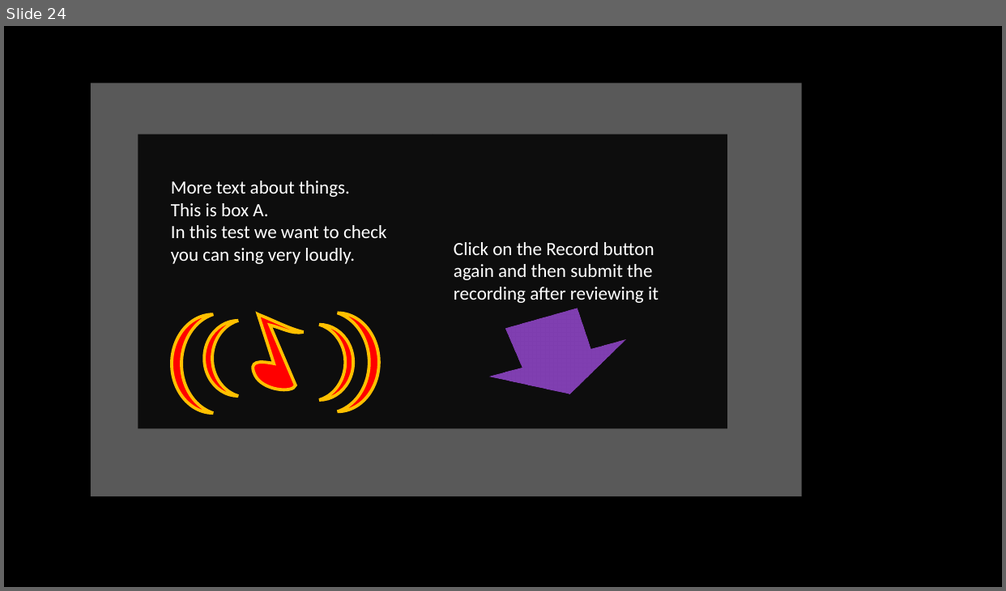
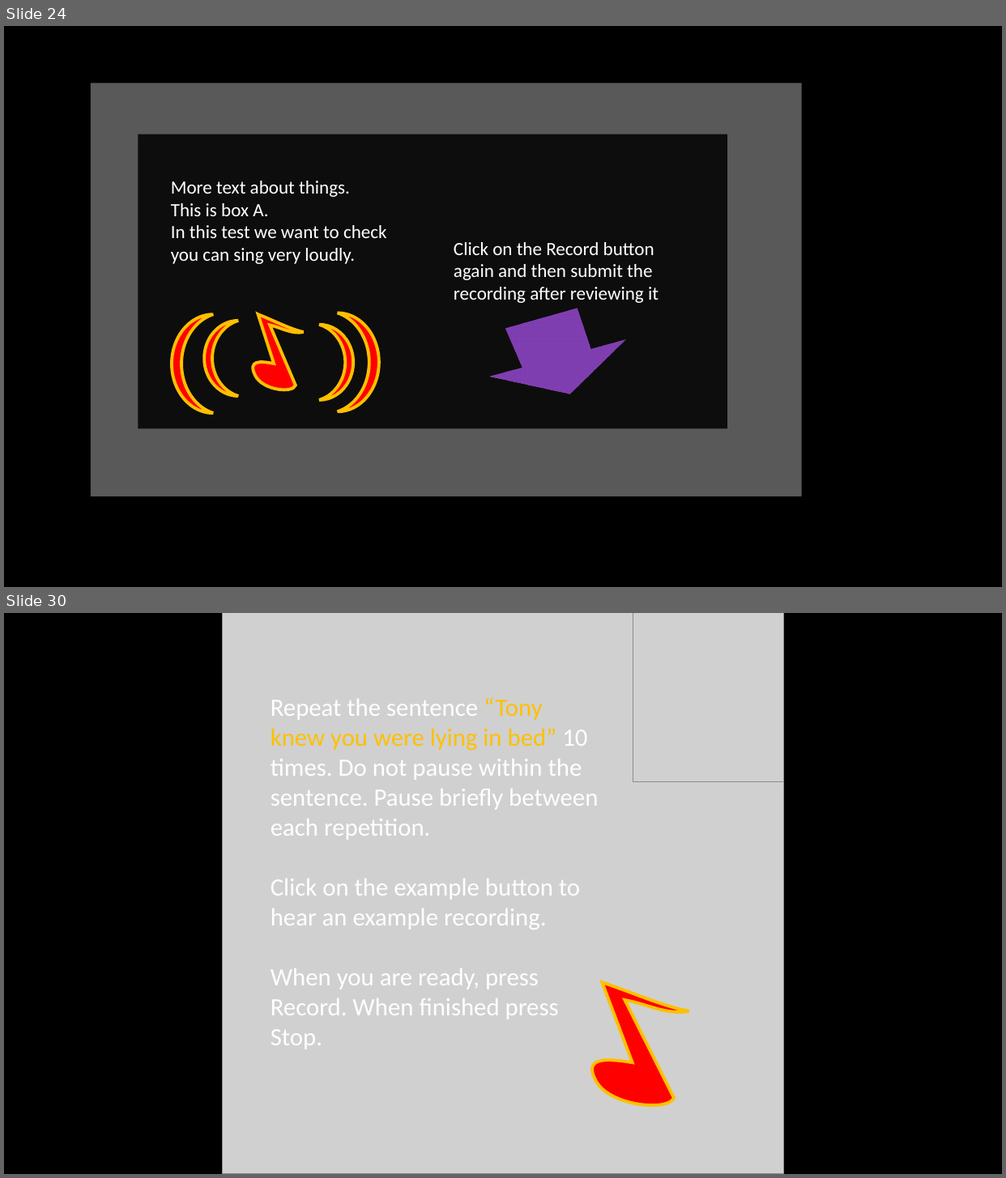
Before and after one commit to sweatysock/jock, a slide deck: design notes.pptx. Shown one above the other, each under a label of ours: slide 24 before the commit, slides 24 and 30 after it; the slides between them are not shown. The pictures are 1006x591 and 1006x1178 pixels, drawn with LibreOffice and Linux fonts; fonts in the diff are those of the drawing; grey boxes stand for pictures. Boxes give left, top, right and bottom in pixels: in the first picture for what was removed or moved away, otherwise in the second. Text is boxed around its words. In the diff, an @@ line names an element or a change of style, - is before the commit and + after.

```diff
--- a/design notes.pptx
+++ b/design notes.pptx
@@ slide 30 added at (x1=4, y1=613, x2=1002, y2=1174), background #000000 @@
@@ picture added at (x1=222, y1=613, x2=783, y2=1174) @@
@@ picture added at (x1=633, y1=613, x2=784, y2=782) @@
@@ text added at (x1=270, y1=698, x2=598, y2=1050), 24 pt, text #FFFFFF @@
+Repeat the sentence “Tony knew you were lying in bed” 10 times. Do not pause within the sentence. Pause briefly between each repetition.
+Click on the example button to hear an example recording.
+When you are ready, press Record. When finished press Stop.
@@ freeform shape added at (x1=592, y1=983, x2=689, y2=1105), fill #FF0000, outline #FFC000 3 pt @@
```
Also in this commit, not shown: 2 slides changed, 6 other slides added, 1 slide removed, 18 other files.
